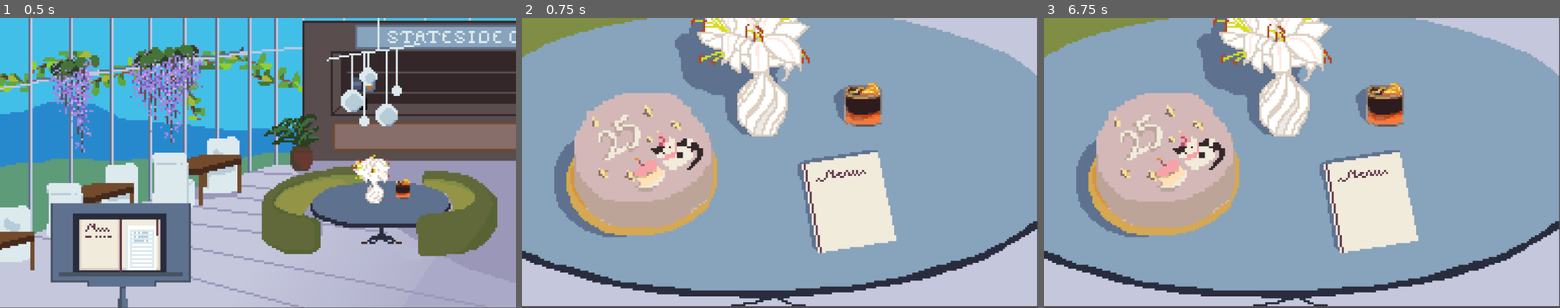
Above: before the commit, frames 1-3 (left to right).
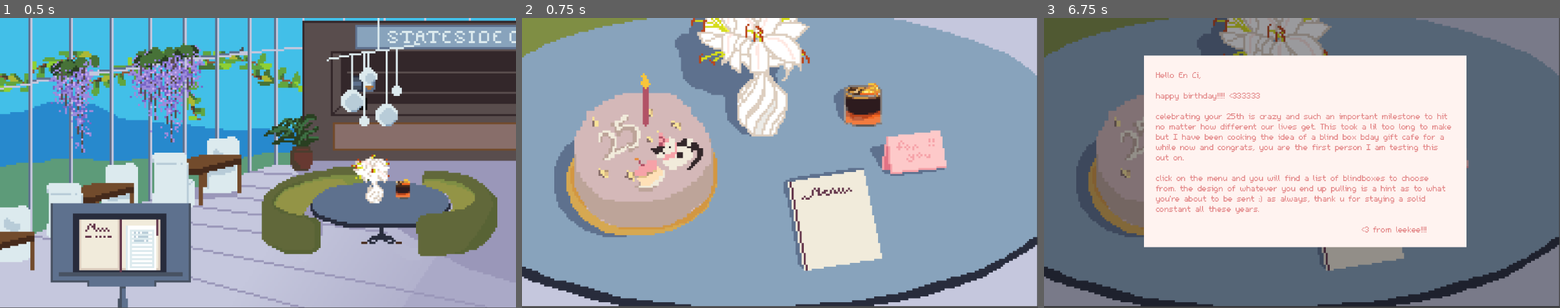
Above: after the commit, the same moments.

Repository: lk941/cafe
Game: Godot game, scene res://scenes/cafe.tscn
Same seed, same stepped clock (60 frames per second), same inputs: the game is played once before the commit and once after it.
Inputs (mouse positions are in pixels of both pictures, inside the frame that each line leads up to):
- Up to frame 1 (0.5 s): no input
- Up to frame 2 (0.75 s): tap Enter at 0.5 s; move the mouse to (640, 241) at 0.52 s; click (640, 241) at 0.67 s
- Up to frame 3 (6.75 s): tap Space at 1.25, 2.75, 4.25 s; move the mouse to (1198, 177) at 1.27 s; click (1198, 177) at 1.42 s; tap Enter at 2, 3.5 s; move the mouse to (1353, 99) at 2.02 s; click (1353, 99) at 2.17 s; move the mouse to (1276, 221) at 2.77 s; click (1276, 221) at 2.92 s; move the mouse to (1456, 206) at 3.52 s; click (1456, 206) at 3.67 s; move the mouse to (1147, 119) at 4.27 s; click (1147, 119) at 4.42 s; move the mouse to (1327, 163) at 5.02 s; click (1327, 163) at 5.17 s; move the mouse to (1224, 90) at 5.77 s; click (1224, 90) at 5.92 s; move the mouse to (1415, 148) at 6.52 s; click (1415, 148) at 6.67 s

Frame 1 is identical in both runs. In frame 2, 14% of the frame differs, in the area x 0-100%, y 18-100%; in frame 3, 94%, in the area x 0-100%, y 0-100%.

Commit message:
added card

Diff:
--- /dev/null
+++ b/scenes/table.gd
@@ -0,0 +1,11 @@
+extends Node2D
+
+@onready var card = $background
+
+
+func _on_card_input_event(viewport: Node, event: InputEvent, shape_idx: int) -> void:
+	card.visible = true
+
+
+func _on_background_gui_input(event: InputEvent) -> void:
+	card.visible = false
--- a/scenes/table.tscn
+++ b/scenes/table.tscn
@@ -1,8 +1,17 @@
 [gd_scene format=3 uid="uid://ox8ljdtbrydm"]
 
 [ext_resource type="Texture2D" uid="uid://do4cdeml4acpe" path="res://assets/table.png" id="1_02ppr"]
+[ext_resource type="Script" uid="uid://dr0nra1ek18ty" path="res://scenes/table.gd" id="1_eotx8"]
+[ext_resource type="FontFile" uid="uid://m6r4wbwsodi4" path="res://fonts/m5x7.ttf" id="3_x8522"]
 
-[node name="Node2D" type="Node2D" unique_id=1064877953]
+[sub_resource type="RectangleShape2D" id="RectangleShape2D_02ppr"]
+size = Vector2(173.5, 203)
+
+[sub_resource type="RectangleShape2D" id="RectangleShape2D_eotx8"]
+size = Vector2(134.5, 94)
+
+[node name="table" type="Node2D" unique_id=1064877953]
+script = ExtResource("1_eotx8")
 
 [node name="TextureRect" type="TextureRect" parent="." unique_id=1245745693]
 offset_right = 1150.0
@@ -11,3 +20,51 @@
 size_flags_vertical = 3
 texture = ExtResource("1_02ppr")
 expand_mode = 2
+
+[node name="menu" type="Area2D" parent="." unique_id=2128305936]
+
+[node name="CollisionShape2D" type="CollisionShape2D" parent="menu" unique_id=798913142]
+position = Vector2(694, 449)
+shape = SubResource("RectangleShape2D_02ppr")
+
+[node name="card" type="Area2D" parent="." unique_id=489222123]
+
+[node name="CollisionShape2D" type="CollisionShape2D" parent="card" unique_id=782432661]
+position = Vector2(875.75, 302)
+shape = SubResource("RectangleShape2D_eotx8")
+
+[node name="background" type="ColorRect" parent="." unique_id=1238157877]
+visible = false
+offset_right = 1151.0
+offset_bottom = 646.0
+color = Color(0.07058824, 0.07058824, 0.09803922, 0.42745098)
+
+[node name="content" type="ColorRect" parent="background" unique_id=641900372]
+layout_mode = 0
+offset_left = 223.0
+offset_top = 84.0
+offset_right = 943.0
+offset_bottom = 512.0
+color = Color(1, 0.954, 0.94, 1)
+
+[node name="RichTextLabel" type="RichTextLabel" parent="background/content" unique_id=1011372139]
+layout_mode = 0
+offset_left = 27.0
+offset_top = 31.0
+offset_right = 699.0
+offset_bottom = 412.0
+theme_override_colors/default_color = Color(0.88, 0.4928, 0.49925324, 1)
+theme_override_fonts/normal_font = ExtResource("3_x8522")
+theme_override_font_sizes/normal_font_size = 28
+text = "Hello En Ci,
+
+happy birthday!!!!! <333333
+
+celebrating your 25th is crazy and such an important milestone to hit no matter how different our lives get. This took a lil too long to make but I have been cooking the idea of a blind box bday gift cafe for a while now and congrats, you are the first person I am testing this out on.
+
+click on the menu and you will find a list of blindboxes to choose from. the design of whatever you end up pulling is a hint as to what you're about to be sent :) as always, thank u for staying a solid constant all these years.
+
+                                                   <3 from leekee!!!!"
+
+[connection signal="input_event" from="card" to="." method="_on_card_input_event"]
+[connection signal="gui_input" from="background" to="." method="_on_background_gui_input"]
Binary file added: assets/icon.png
Not shown, added: assets/icon.png.import
Binary file changed: assets/table.png
Not shown, added: docs/cafe.apple-touch-icon.png.import
Not shown, added: docs/cafe.icon.png.import
Not shown, added: docs/cafe.png.import
Binary file added: fonts/m5x7.ttf
Not shown, added: fonts/m5x7.ttf.import
Not shown, added: scenes/table.gd.uid
Not shown, changed: docs/cafe.html
Not shown, changed: docs/cafe.pck
